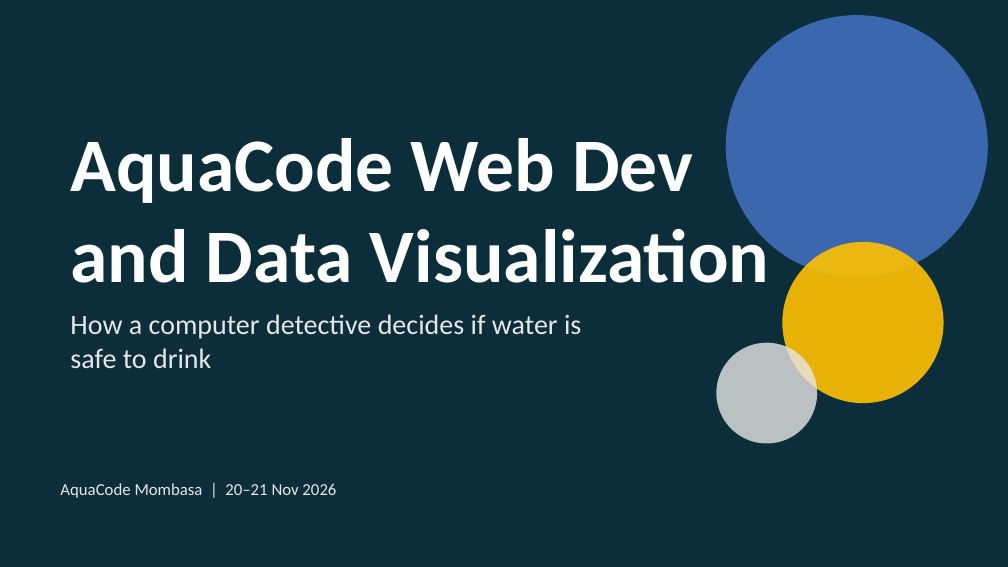
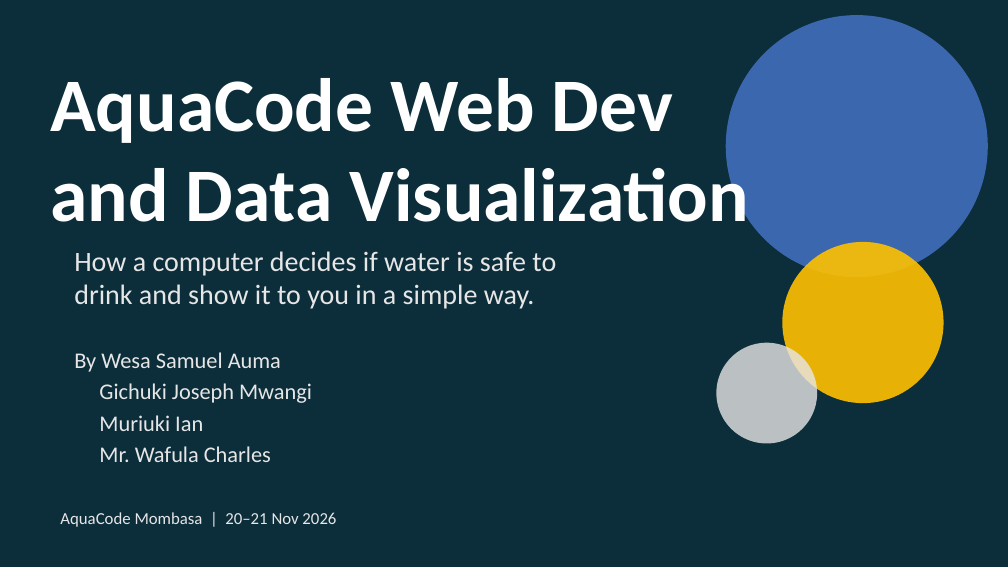
Before and after one commit to sammysudo/AquaCode-Live-Site-Dashboard, a slide deck: slide 1 of Web Dev AquaCode-full-slides-fixed.pptx. Drawn at 1008x567 pixels with LibreOffice and Linux fonts; fonts in the diff are those of the drawing. Boxes give left, top, right and bottom in pixels: in the first picture for what was removed or moved away, otherwise in the second. Text is boxed around its words. In the diff, an @@ line names an element or a change of style, - is before the commit and + after.

```diff
--- a/Web Dev AquaCode-full-slides-fixed.pptx
+++ b/Web Dev AquaCode-full-slides-fixed.pptx
@@ title "AquaCode Web Dev and Data ...": place and size @@
-title "AquaCode Web Dev and Data ..." at <box>70,138,769,283</box>
+title "AquaCode Web Dev and Data ..." at <box>50,78,749,222</box>
@@ text at <box>74,251,556,462</box>: text changed @@
-How a computer detective decides if water is safe to drink
+How a computer decides if water is safe to drink and show it to you in a simple way.
+By Wesa Samuel Auma
+Gichuki Joseph Mwangi
+Muriuki Ian
+Mr. Wafula Charles
@@ text "AquaCode Mombasa | 20–21 Nov ...": place and size @@
-text "AquaCode Mombasa | 20–21 Nov ..." at <box>60,483,336,498</box>
+text "AquaCode Mombasa | 20–21 Nov ..." at <box>60,512,336,527</box>
```
Also in this commit, not shown: 7 other slides changed, 1 slide added, 8 other files.
